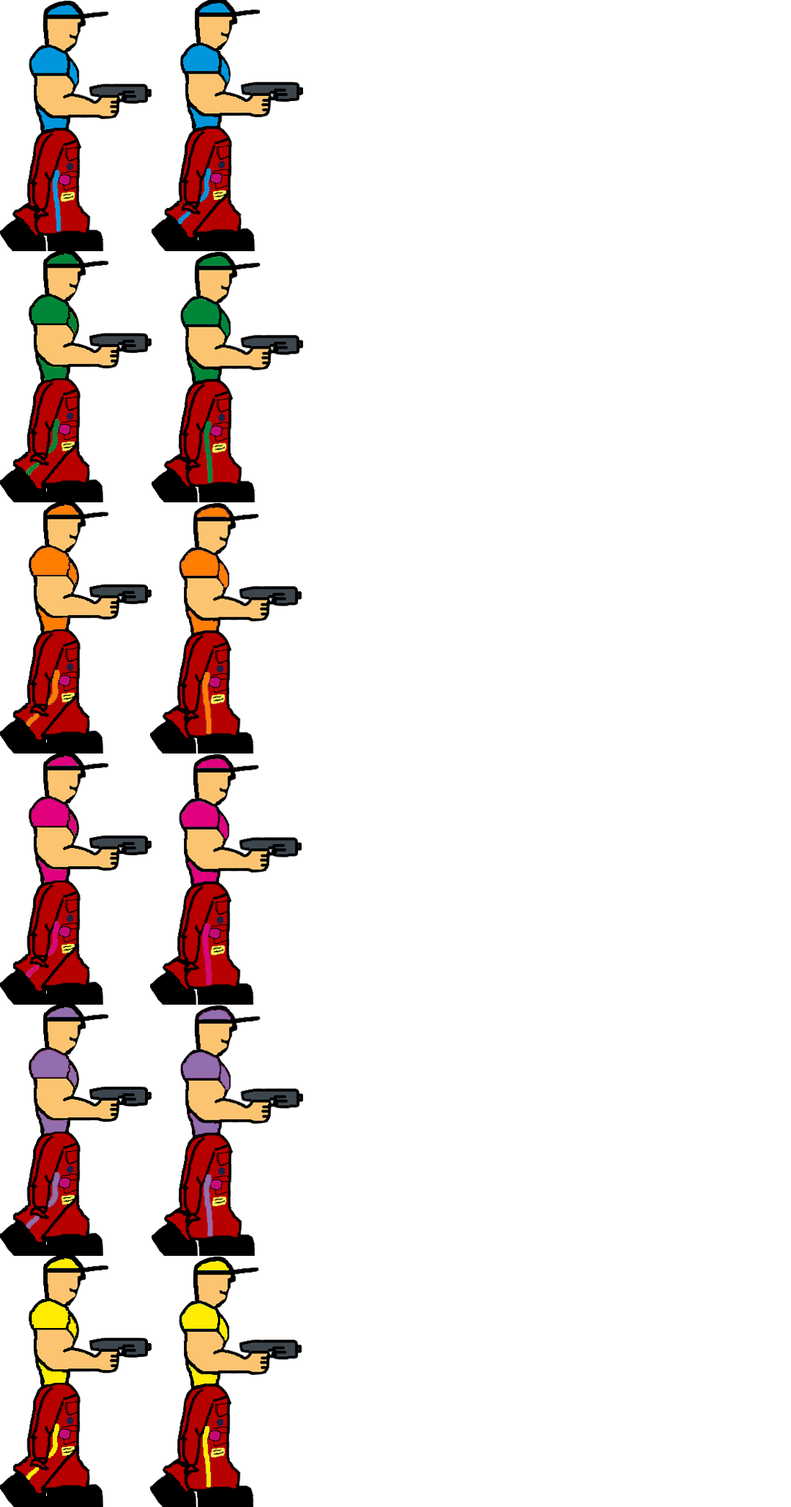
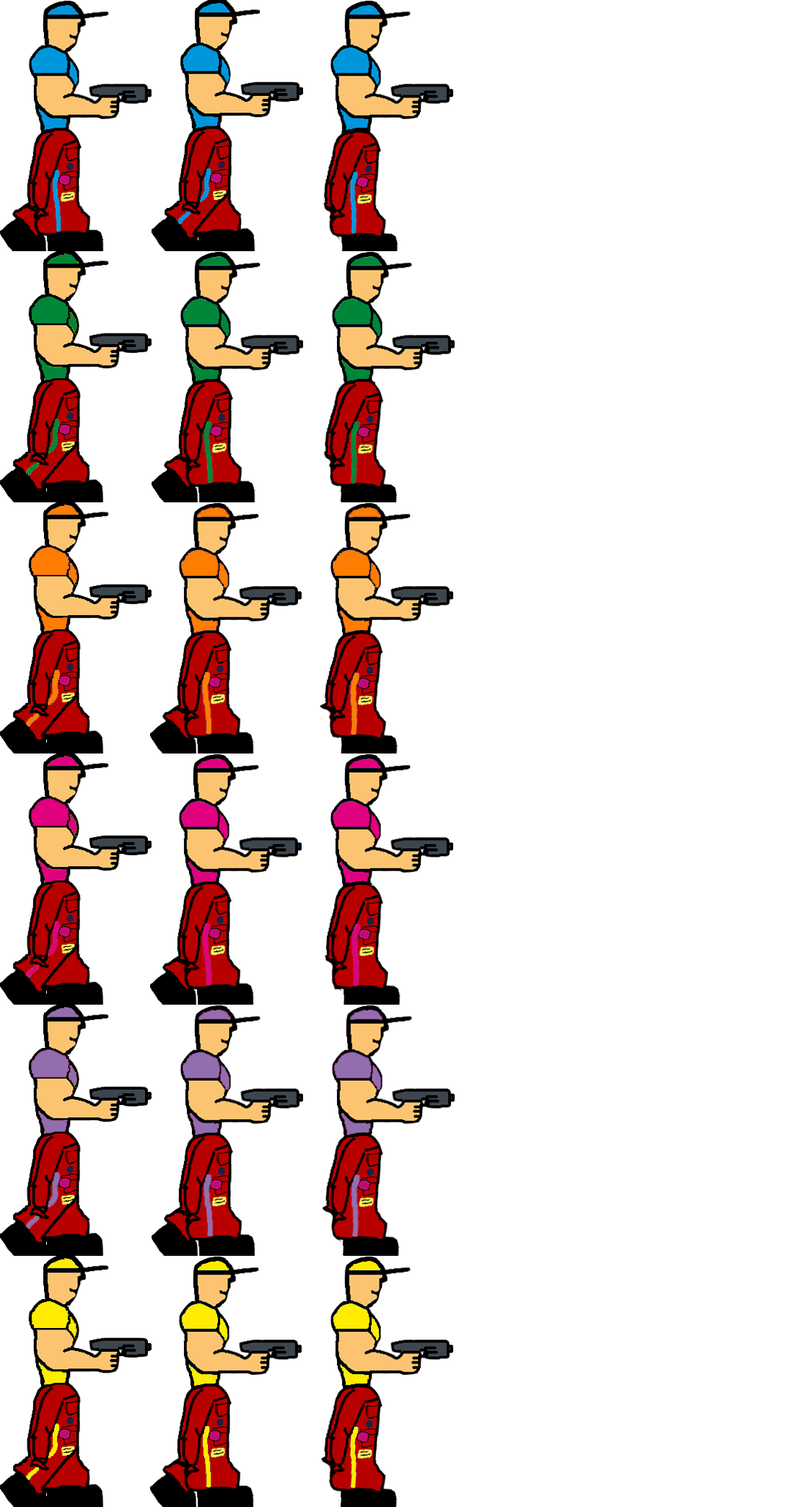
Two versions of the same layered image (w=791, h=1507). Layer-by-layer changes:
added layer "blue3" above "bgBlue3" over box(322, 0, 454, 252)
added layer "green3" above "bgGreen3" over box(321, 251, 455, 503)
added layer "orange3" above "bgOrange3" over box(318, 502, 454, 754)
added layer "pink3" above "bgPink3" over box(323, 753, 454, 1005)
added layer "purple3" above "bgPurple3" over box(321, 1004, 455, 1256)
added layer "yellow3" above "bgYellow" over box(320, 1255, 454, 1507)
